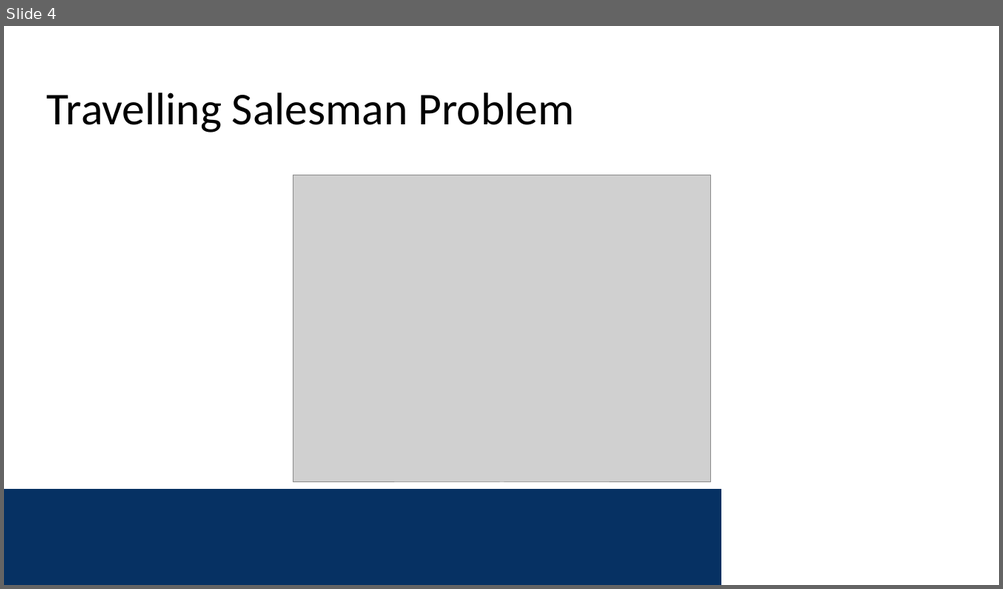
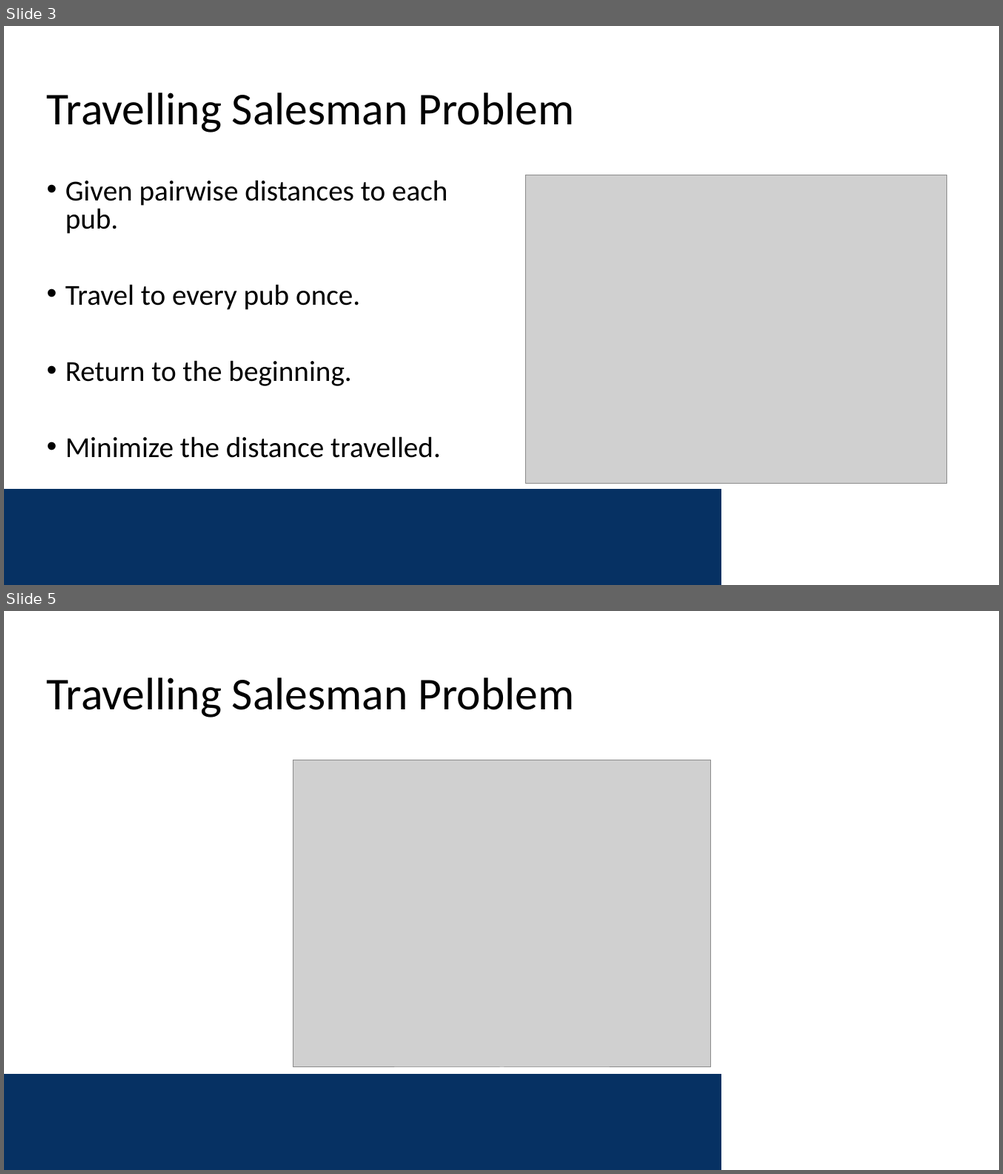
Before and after one commit to sabeer-code/Learning-shortest-path-tours-to-all-pubs-in-UK, a slide deck: Presentation/Interview Presentation.pptx. Shown one above the other, each under a label of ours: slide 4 before the commit, slides 3 and 5 after it; the slides between them are not shown. The pictures are 1003x589 and 1003x1174 pixels, drawn with LibreOffice and Linux fonts; fonts in the diff are those of the drawing; grey boxes stand for pictures; background and template pictures are left out. Boxes give left, top, right and bottom in pixels: in the first picture for what was removed or moved away, otherwise in the second. Text is boxed around its words. In the diff, an @@ line names an element or a change of style, - is before the commit and + after.

```diff
--- a/Presentation/Interview Presentation.pptx
+++ b/Presentation/Interview Presentation.pptx
@@ slide 3 added at (4, 26, 999, 585), background #FFFFFF; not listed: 1 template element that a slide beside it also shows @@
@@ title added at (47, 93, 574, 133), 44 pt, text #000000 @@
+Travelling Salesman Problem
@@ text added at (65, 180, 447, 458), 28 pt, text #000000 @@
+• Given pairwise distances to each pub.
+• Travel to every pub once.
+• Return to the beginning.
+• Minimize the distance travelled.
@@ picture added at (526, 175, 946, 484) @@
@@ what was slide 4 is now slide 5 @@
```
Also in this commit, not shown: 5 slides changed.
